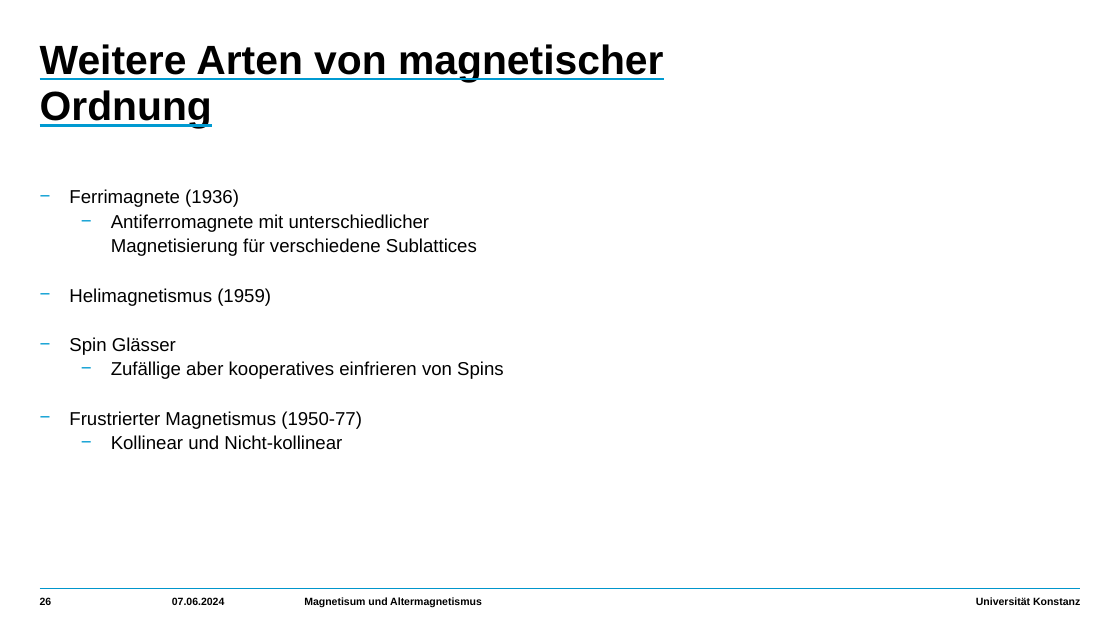
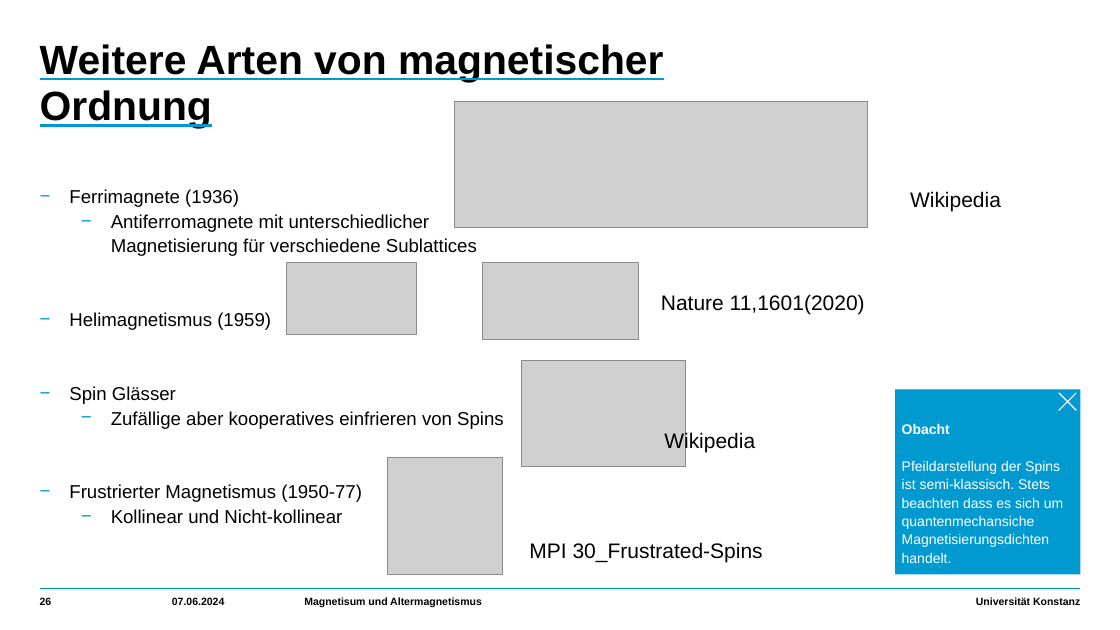
Before and after one commit to HolykingJulex/EstimateSeminar, a slide deck: slide 26 of Vortrag.pptx. Drawn at 1120x630 pixels with LibreOffice and Linux fonts; fonts in the diff are those of the drawing; grey boxes stand for pictures. Boxes give left, top, right and bottom in pixels: in the first picture for what was removed or moved away, otherwise in the second. Text is boxed around its words. In the diff, an @@ line names an element or a change of style, - is before the commit and + after.

```diff
--- a/Vortrag.pptx
+++ b/Vortrag.pptx
@@ picture added at box(455, 102, 868, 228) @@
@@ text "Ferrimagnete (1936)" rewrapped from box(69, 189, 504, 450) to box(69, 189, 504, 524) @@
@@ text added at box(910, 191, 1001, 212), 18 pt, text #000000 @@
+Wikipedia
@@ picture added at box(287, 262, 416, 335) @@
@@ picture added at box(482, 263, 639, 339) @@
@@ text added at box(661, 294, 865, 314), 18 pt, text #000000 @@
+Nature 11,1601(2020)
@@ picture added at box(522, 360, 686, 467) @@
@@ rectangle added at box(896, 389, 1081, 575), fill #009AD1, 12 pt, text #FFFFFF @@
+Obacht
+Pfeildarstellung der Spins ist semi-klassisch. Stets beachten dass es sich um quantenmechansiche Magnetisierungsdichten handelt.
@@ line added from (1060, 393) to (1076, 411), #FFFFFF 1 pt @@
@@ line added from (1076, 393) to (1060, 411), #FFFFFF 1 pt @@
@@ text added at box(664, 431, 755, 452), 18 pt, text #000000 @@
+Wikipedia
@@ picture added at box(387, 457, 502, 575) @@
@@ text added at box(529, 542, 763, 562), 18 pt, text #000000 @@
+MPI 30_Frustrated-Spins
```
Also in this commit, not shown: 6 other slides changed, 7 slides added, 2 slides removed, 14 other files.
